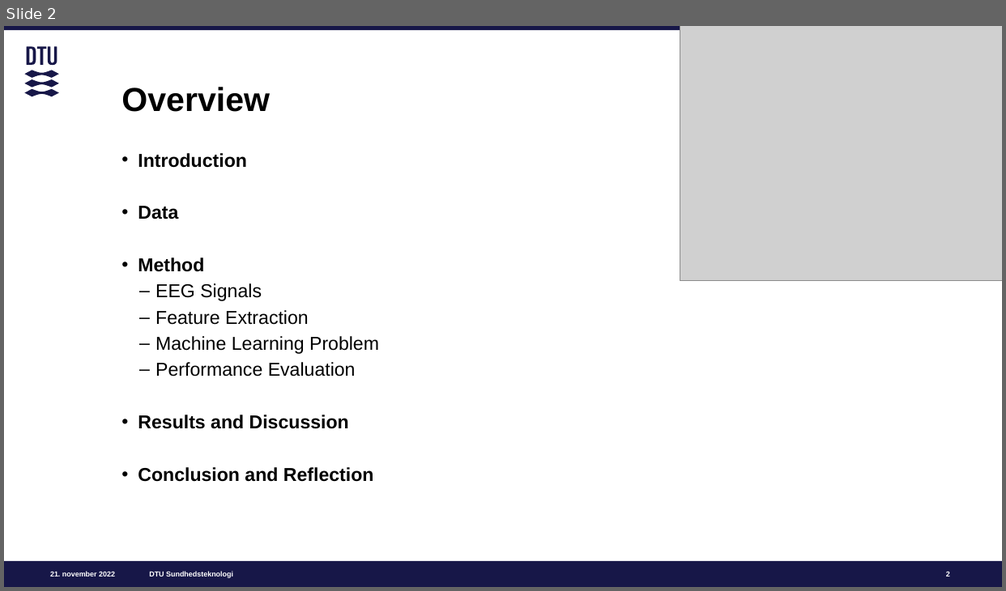
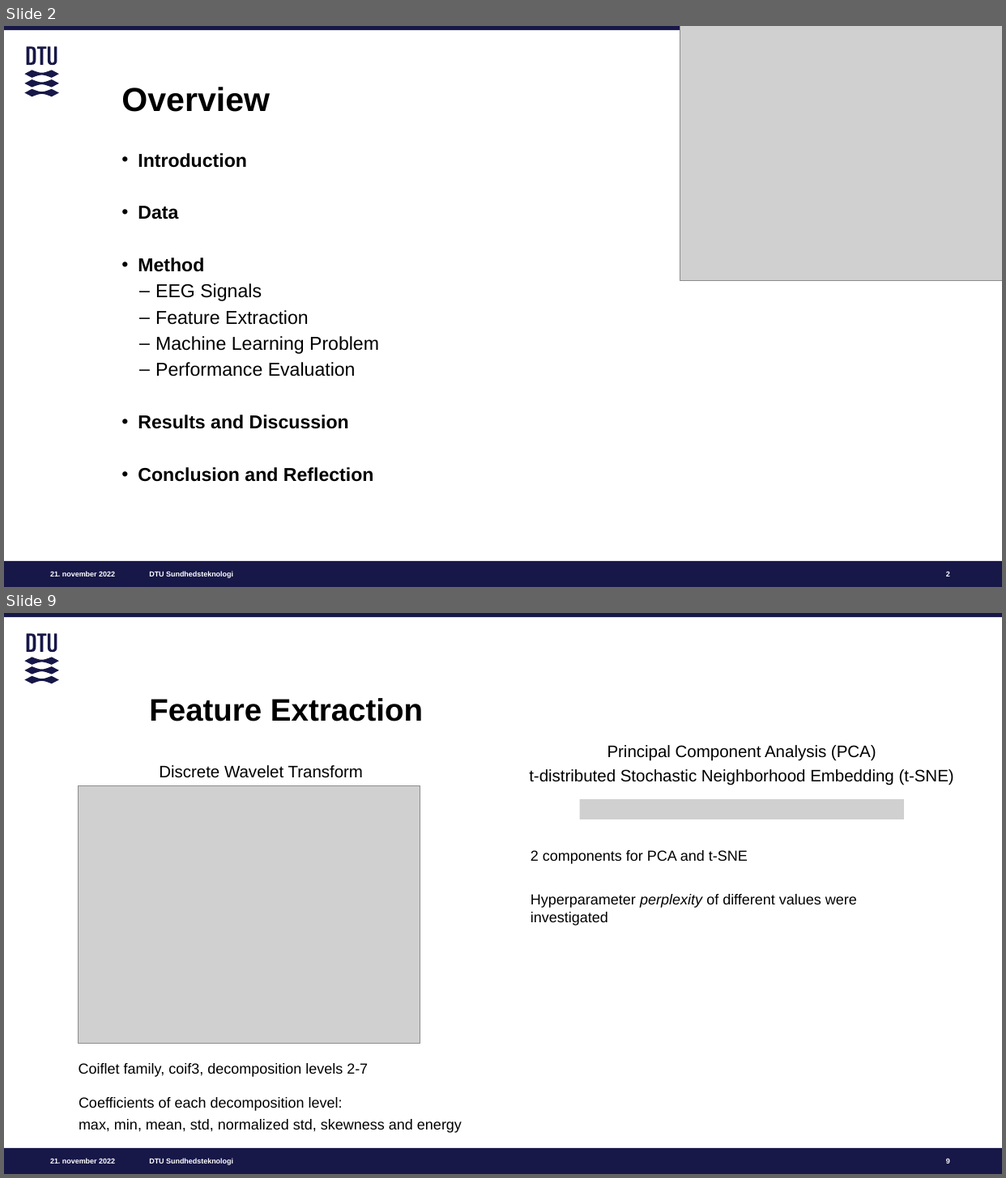
Before and after one commit to m-nguyen98/bsc_project, a slide deck: papers/BSc_Presentation.pptx. Shown one above the other, each under a label of ours: slide 2 before the commit, slides 2 and 9 after it; the slides between them are not shown. The pictures are 1006x591 and 1006x1178 pixels, drawn with LibreOffice and Linux fonts; fonts in the diff are those of the drawing; grey boxes stand for pictures. Boxes give left, top, right and bottom in pixels: in the first picture for what was removed or moved away, otherwise in the second. Text is boxed around its words. In the diff, an @@ line names an element or a change of style, - is before the commit and + after.

```diff
--- a/papers/BSc_Presentation.pptx
+++ b/papers/BSc_Presentation.pptx
@@ slide 9 added at <box>4,613,1002,1174</box>, background #FFFFFF; not listed: 5 template elements that a slide beside it also shows @@
@@ title added at <box>149,698,423,722</box>, 30 pt, text #000000, bold @@
+Feature Extraction
@@ text added at <box>529,745,954,786</box>, 16 pt, text #000000 @@
+Principal Component Analysis (PCA)
+t-distributed Stochastic Neighborhood Embedding (t-SNE)
@@ text added at <box>159,765,364,778</box>, 16 pt, text #000000 @@
+Discrete Wavelet Transform
@@ picture added at <box>78,786,420,1043</box> @@
@@ picture added at <box>580,799,904,820</box> @@
@@ text added at <box>530,850,857,926</box>, 14 pt, text #000000 @@
+2 components for PCA and t-SNE
+Hyperparameter perplexity of different values were investigated
@@ text added at <box>79,1063,368,1077</box>, 14 pt, text #000000 @@
+Coiflet family, coif3, decomposition levels 2-7
@@ text added at <box>79,1097,462,1133</box>, 14 pt, text #000000 @@
+Coefficients of each decomposition level:
+max, min, mean, std, normalized std, skewness and energy
@@ page number added at <box>946,1158,950,1165</box>, 7 pt, text #FFFFFF, bold @@
+9
```
Also in this commit, not shown: 4 slides changed, 10 other slides added, 4 slides removed.
